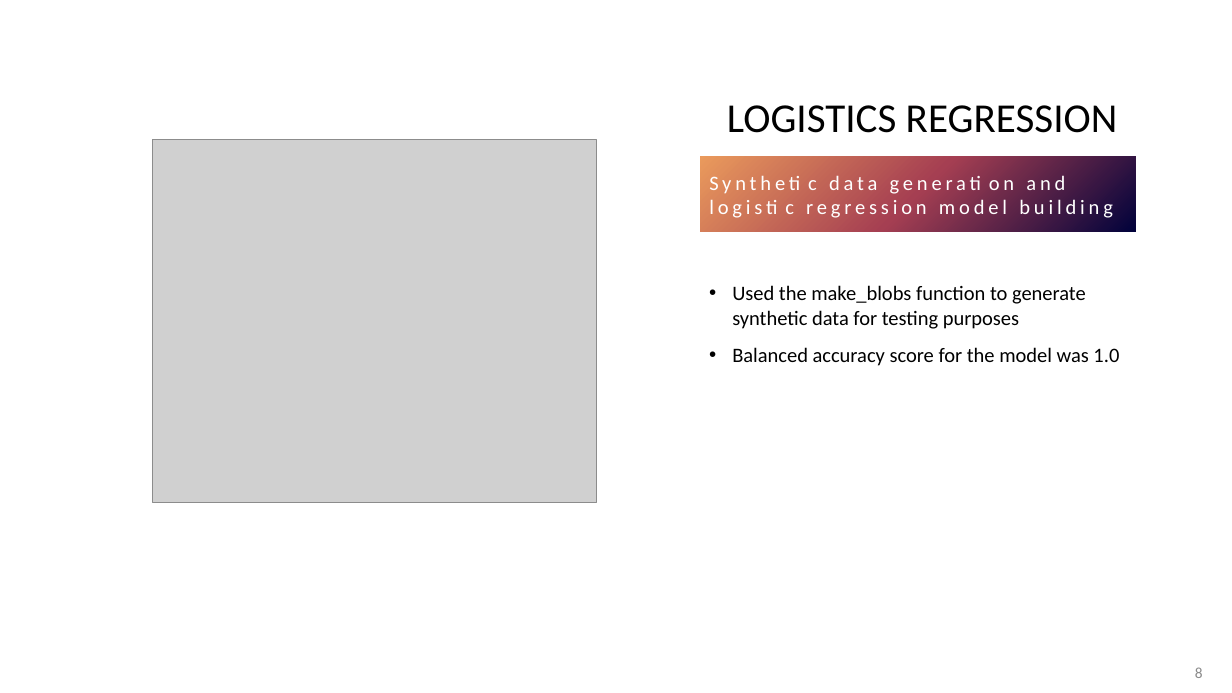
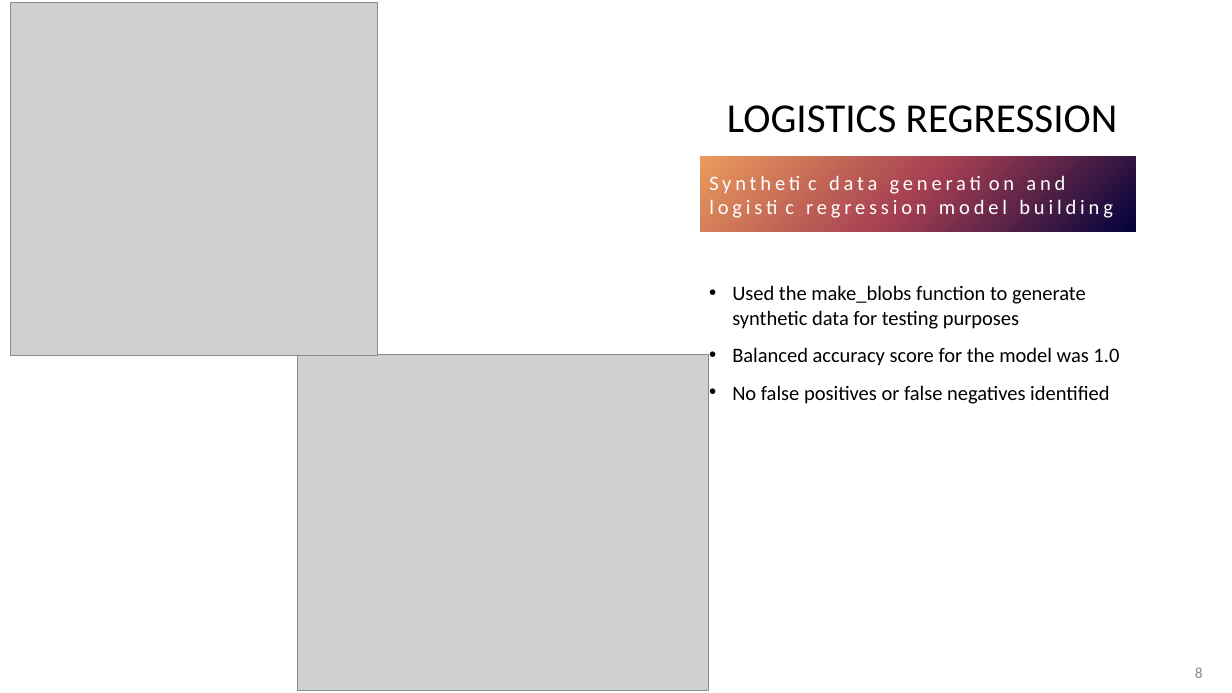
Before and after one commit to Mepseha/Project-4, a slide deck: slide 8 of Predicting Genetic Disorders.pptx. Drawn at 1232x693 pixels with LibreOffice and Linux fonts; fonts in the diff are those of the drawing; grey boxes stand for pictures. Boxes give left, top, right and bottom in pixels: in the first picture for what was removed or moved away, otherwise in the second. Text is boxed around its words. In the diff, an @@ line names an element or a change of style, - is before the commit and + after.

```diff
--- a/Predicting Genetic Disorders.pptx
+++ b/Predicting Genetic Disorders.pptx
@@ picture added at box(11, 3, 378, 356) @@
@@ picture: place and size @@
-picture at box(152, 140, 596, 503)
+picture at box(298, 355, 709, 690)
@@ text at box(732, 385, 1109, 404): paragraph added @@
+• No false positives or false negatives identified
```
Also in this commit, not shown: 10 other slides changed.
